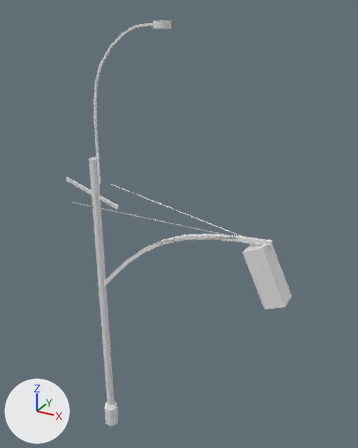
A saved change to the FBX model TrashSoup/TrashSoup/TrashSoupContent/Models/Enviro/Minor/TrafficLights.FBX.
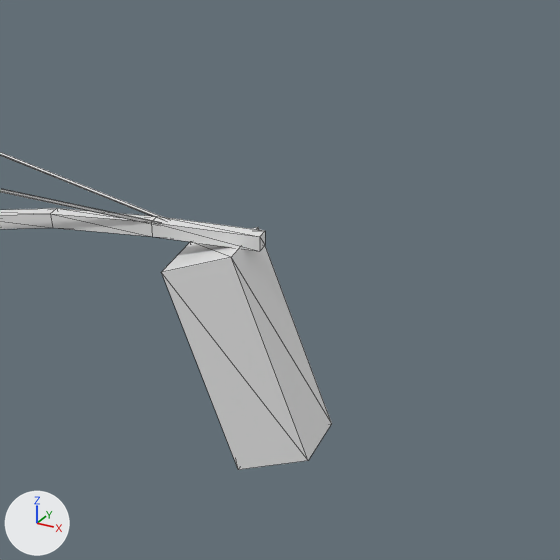
Each version appears first whole from a 50 mm lens placed at (0.0238, -0.02943, 0.0376), pointed at (0.00661, 0.00181, 0.02198), and next in a close-up on the part from 55% to 100% of the width and 39% to 75% of the height. Arrows for +X, +Y and +Z are at lower left; the lights stay in place. The close-ups show mesh edges as thin lines. Materials are left out; every surface is plain grey. Where no turn or scale is listed for an object, it has been applied to the vertices.

Objects in the first close-up: 'objtraffic_Light'.
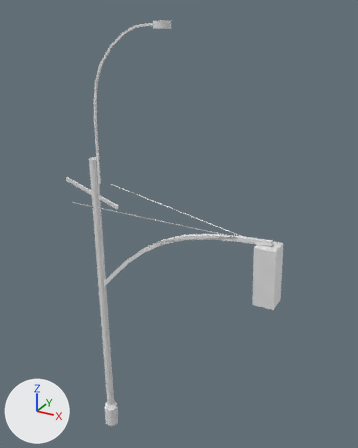
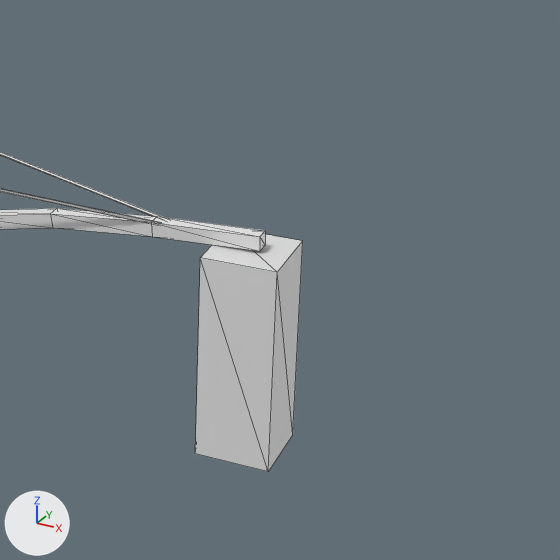
The newer file is also turned or shifted as a whole; pictures and numbers use the older file's frame.

Location of each change, [x1, y1, x2, y2] in pixels of the close-ups (560 x 560 px; the box of a moved part takes in the faces that stretch with it):
'objtraffic_Light', reshaped: before [0, 152, 332, 470]; after [0, 152, 303, 471]
part 1 of me_mesh, moved or reshaped: before [162, 227, 332, 470]; after [195, 234, 303, 471]

The change, as a diff of the scene's bpy script:
```diff
--- a/TrashSoup/TrashSoup/TrashSoupContent/Models/Enviro/Minor/TrafficLights.FBX.py
+++ b/TrashSoup/TrashSoup/TrashSoupContent/Models/Enviro/Minor/TrafficLights.FBX.py
@@ me_mesh @@
 me_mesh.from_pydata(...)  # 137 vertices, 238 faces; spans x -0.0097..0.0095, y -0.0024..0.0025, z -0.0184..0.0184
 # used by ob_objtraffic_light; location = (0.00675, 0.0, 0.01837)
+# me_mesh part 1: the loose piece of 8 vertices spanning x 0.0062..0.0095, y -0.0008..0.0008, z -0.0002..0.0045 is turned 22.9 degrees about the y axis through its middle
```
